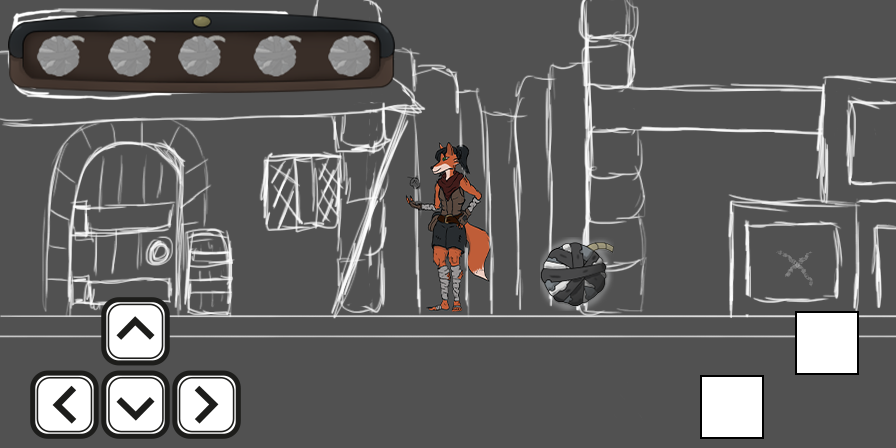
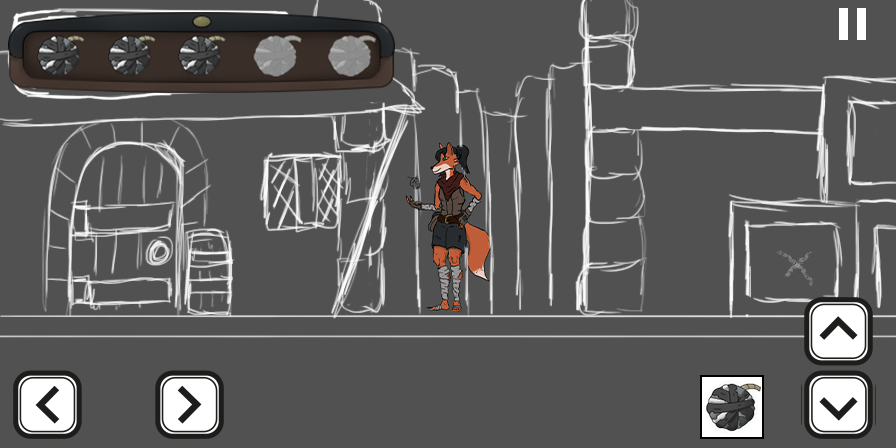
Layer changes from the first 896px x 448px image to the second:
added layer "Rectangle 2 copie" in group "UI" over (857, 8, 866, 40)
added layer "Rectangle 2" in group "UI" over (839, 8, 848, 40)
painted on "Bombe_Loot" over (540, 237, 761, 435)
renamed "Barre_fumi" to "Barre_fumi_3", painted on it over (36, 34, 226, 78)
hid "Rectangle 1 copie" over (795, 311, 859, 375)
added layer "crois_clavier" (1st of 2, in "UI") in group "UI" over (801, 297, 876, 439)
painted on "crois_clavier" (2nd of 2, in "UI"), masked it over (13, 297, 241, 439)
